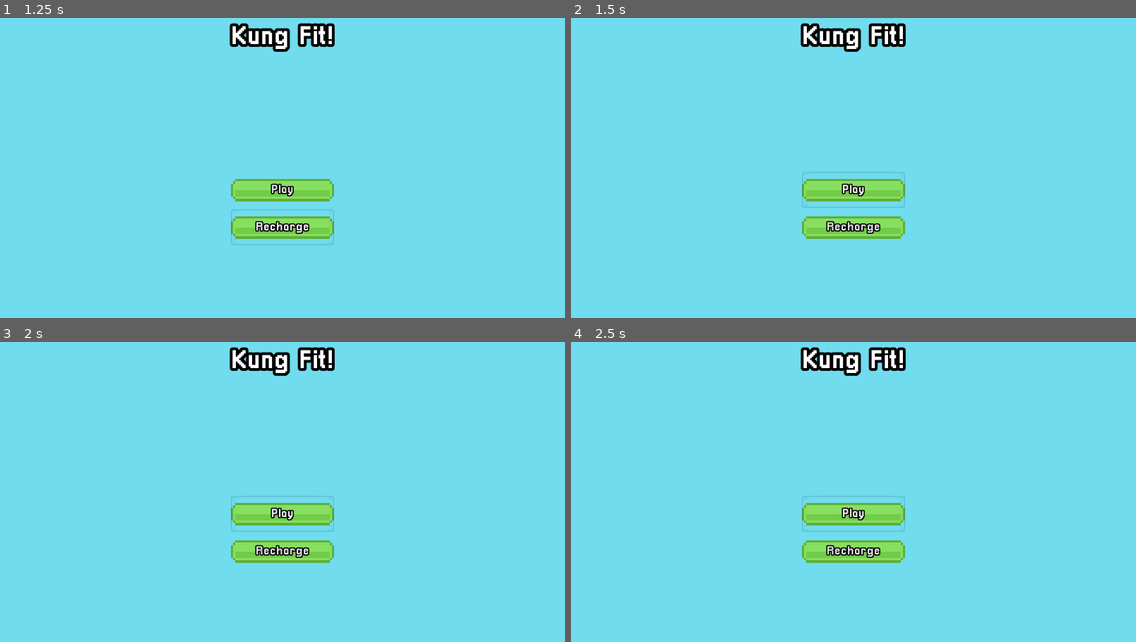
Above: before the commit, frames 1-4 (two rows, left to right).
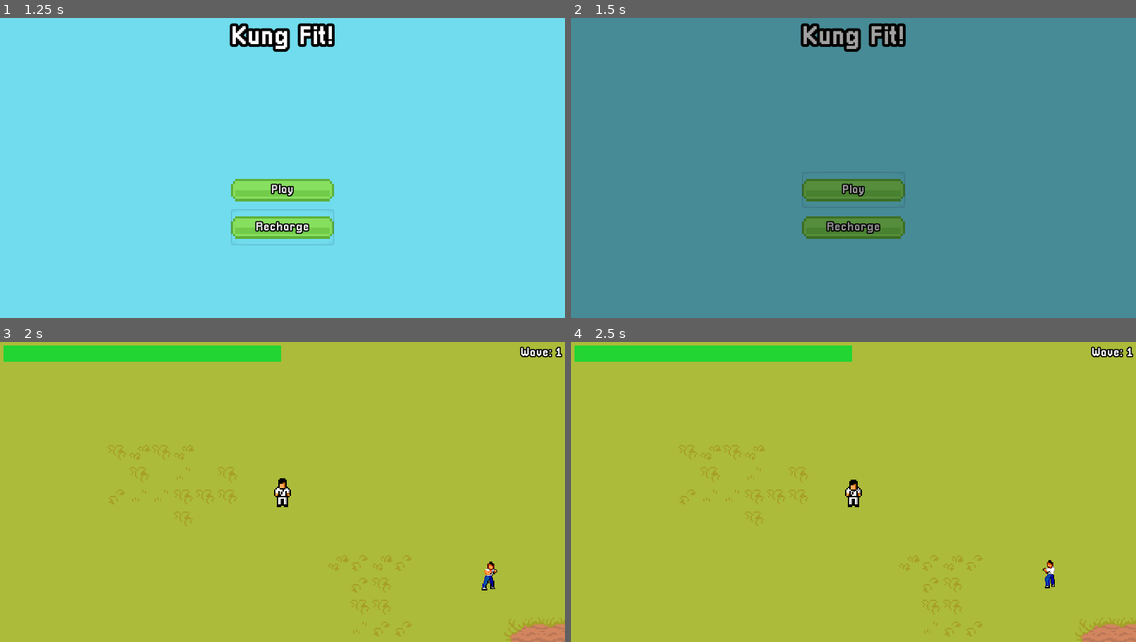
Above: after the commit, the same moments.

Repository: MysteryCoder456/KungFitGame
Game: Godot game, scene res://src/scenes/MainMenu.tscn
Two runs of this game, one before a commit and one after it. Both use one fixed random seed, a clock stepped at 60 frames per second and the inputs below.
Inputs (mouse positions are in pixels of both pictures, inside the frame that each line leads up to):
- Up to frame 1 (1.25 s): click "Recharge" at 0.5 s
- Up to frame 2 (1.5 s): click "Play" at 1.25 s
- Up to frame 3 (2 s): no input
- Up to frame 4 (2.5 s): click (853, 513) at 2 s, where only the run before the commit has a clickable "Play"

Frame 1 is identical in both runs. In frame 2, 99% of the frame differs, in the area x 0-100%, y 0-100%; in frame 3, 100%; in frame 4, 100%.

Commit message:
play button functionality

Diff:
--- /dev/null
+++ b/FitnessGame/src/animations/FadeOut.tres
@@ -0,0 +1,30 @@
+[gd_resource type="Animation" format=2]
+
+[resource]
+resource_name = "Fade Out"
+length = 0.5
+step = 0.5
+tracks/0/type = "value"
+tracks/0/path = NodePath("FadeRect:visible")
+tracks/0/interp = 1
+tracks/0/loop_wrap = true
+tracks/0/imported = false
+tracks/0/enabled = true
+tracks/0/keys = {
+"times": PoolRealArray( 0 ),
+"transitions": PoolRealArray( 1 ),
+"update": 1,
+"values": [ true ]
+}
+tracks/1/type = "value"
+tracks/1/path = NodePath("FadeRect:color")
+tracks/1/interp = 1
+tracks/1/loop_wrap = true
+tracks/1/imported = false
+tracks/1/enabled = true
+tracks/1/keys = {
+"times": PoolRealArray( 0, 0.5 ),
+"transitions": PoolRealArray( 1, 1 ),
+"update": 0,
+"values": [ Color( 0, 0, 0, 0 ), Color( 0, 0, 0, 1 ) ]
+}
--- a/FitnessGame/src/scenes/MainMenu.tscn
+++ b/FitnessGame/src/scenes/MainMenu.tscn
@@ -1,8 +1,36 @@
-[gd_scene load_steps=4 format=2]
+[gd_scene load_steps=6 format=2]
 
 [ext_resource path="res://src/tile_sets/World.tres" type="TileSet" id=1]
 [ext_resource path="res://src/scripts/MainMenu.gd" type="Script" id=2]
 [ext_resource path="res://src/themes/MainMenu.tres" type="Theme" id=3]
+[ext_resource path="res://src/animations/FadeOut.tres" type="Animation" id=4]
+
+[sub_resource type="Animation" id=2]
+length = 0.001
+tracks/0/type = "value"
+tracks/0/path = NodePath("FadeRect:visible")
+tracks/0/interp = 1
+tracks/0/loop_wrap = true
+tracks/0/imported = false
+tracks/0/enabled = true
+tracks/0/keys = {
+"times": PoolRealArray( 0 ),
+"transitions": PoolRealArray( 1 ),
+"update": 0,
+"values": [ false ]
+}
+tracks/1/type = "value"
+tracks/1/path = NodePath("FadeRect:color")
+tracks/1/interp = 1
+tracks/1/loop_wrap = true
+tracks/1/imported = false
+tracks/1/enabled = true
+tracks/1/keys = {
+"times": PoolRealArray( 0 ),
+"transitions": PoolRealArray( 1 ),
+"update": 0,
+"values": [ Color( 0, 0, 0, 0 ) ]
+}
 
 [node name="MainMenu" type="Control"]
 anchor_right = 1.0
@@ -31,10 +59,6 @@
 cell_size = Vector2( 16, 16 )
 format = 1
 tile_data = PoolIntArray( 131123, 5, 0, 196650, 8, 0, 196663, 10, 0, 262184, 6, 0, 262185, 6, 0, 262190, 6, 0, 262191,  …(372 unchanged characters)…
-
-[node name="ScrollTimer" type="Timer" parent="."]
-wait_time = 90.0
-autostart = true
 
 [node name="V" type="VBoxContainer" parent="."]
 anchor_left = 0.5
@@ -81,3 +105,24 @@
 grow_vertical = 2
 rect_min_size = Vector2( 0, 64 )
 text = "Recharge"
+
+[node name="FadeRect" type="ColorRect" parent="."]
+visible = false
+anchor_right = 1.0
+anchor_bottom = 1.0
+color = Color( 0, 0, 0, 0 )
+__meta__ = {
+"_edit_use_anchors_": false
+}
+
+[node name="ScrollTimer" type="Timer" parent="."]
+wait_time = 90.0
+autostart = true
+
+[node name="AnimationPlayer" type="AnimationPlayer" parent="."]
+"anims/Fade Out" = ExtResource( 4 )
+anims/RESET = SubResource( 2 )
+
+[connection signal="pressed" from="V/Buttons/PlayButton" to="." method="_on_PlayButton_pressed"]
+[connection signal="pressed" from="V/Buttons/RechargeButton" to="." method="_on_RechargeButton_pressed"]
+[connection signal="animation_finished" from="AnimationPlayer" to="." method="_on_AnimationPlayer_animation_finished"]
--- a/FitnessGame/src/scripts/MainMenu.gd
+++ b/FitnessGame/src/scripts/MainMenu.gd
@@ -1,11 +1,34 @@
 extends Control
+
+const WORLD_SCENE = preload("res://src/scenes/World.tscn")
 
 export var scroll_start_position: Vector2
 export var scroll_end_position: Vector2
 
-onready var scroll_timer = $ScrollTimer
-onready var background = $BackgroundTilemaps
+onready var background: Node2D = $BackgroundTilemaps
+onready var scroll_timer: Timer = $ScrollTimer
+onready var anim_player: AnimationPlayer = $AnimationPlayer
+
+var next_scene: PackedScene
+
+
+func _ready():
+	anim_player.play("RESET")
 
 
 func _process(delta):
 	background.global_position = lerp(scroll_end_position, scroll_start_position, scroll_timer.time_left / scroll_timer.wait_time)
+
+
+func _on_PlayButton_pressed():
+	next_scene = WORLD_SCENE
+	anim_player.play("Fade Out")
+
+
+func _on_RechargeButton_pressed():
+	pass # TODO
+
+
+func _on_AnimationPlayer_animation_finished(anim_name):
+	if anim_name == "Fade Out":
+		get_tree().change_scene_to(next_scene)
